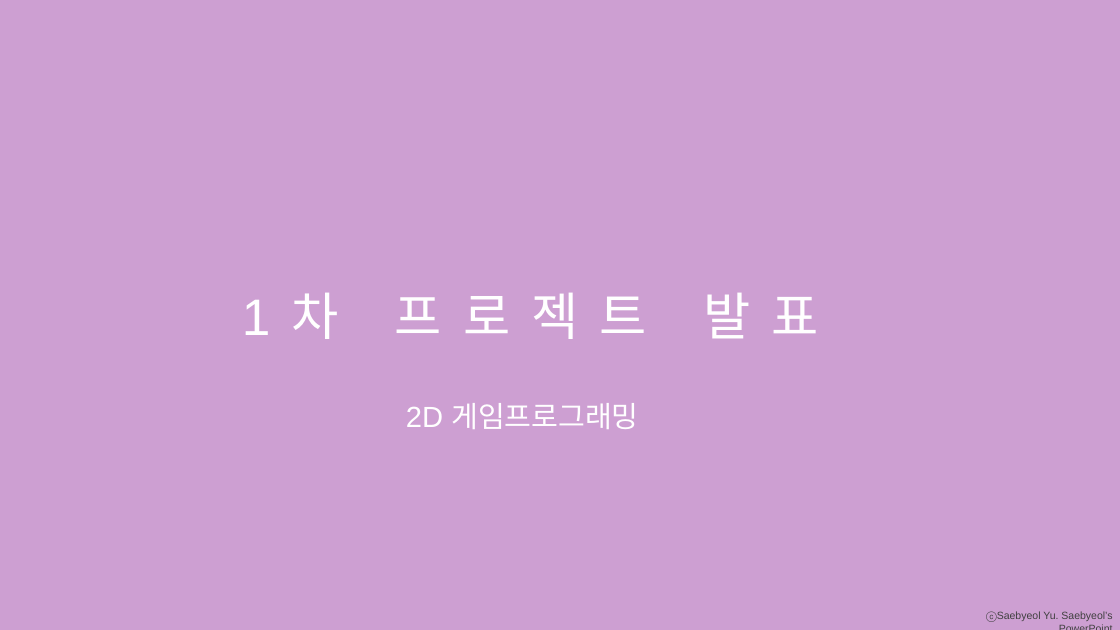
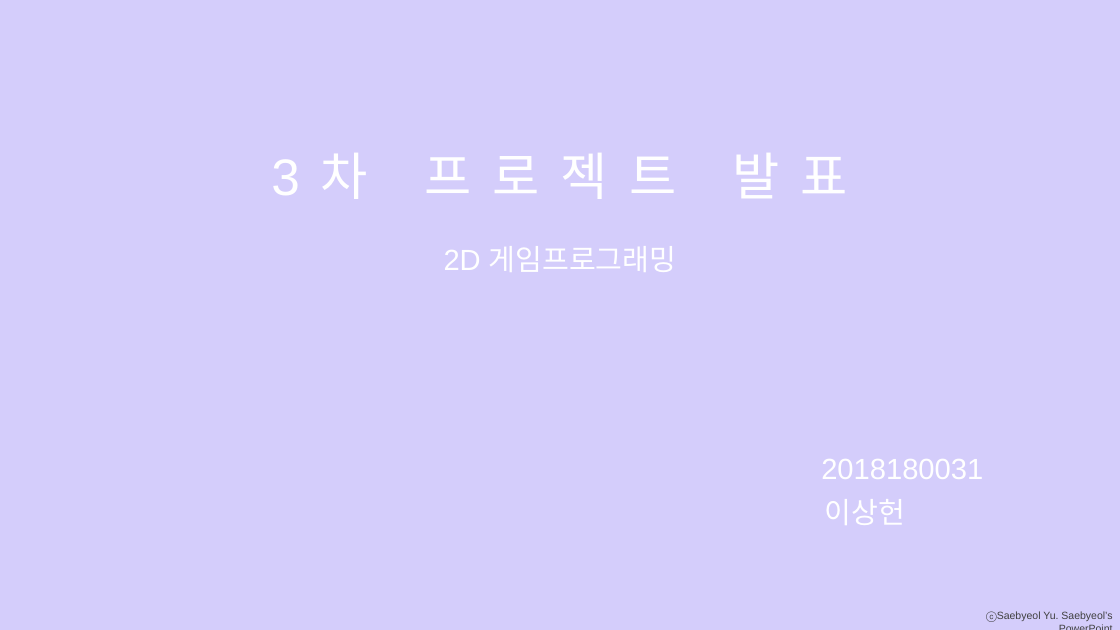
Before and after one commit to sangheonlee97/2DGP-Project, a slide deck: slide 1 of ppt.pptx. Drawn at 1120x630 pixels with LibreOffice and Linux fonts; fonts in the diff are those of the drawing. Boxes give left, top, right and bottom in pixels: in the first picture for what was removed or moved away, otherwise in the second. Text is boxed around its words. In the diff, an @@ line names an element or a change of style, - is before the commit and + after.

```diff
--- a/ppt.pptx
+++ b/ppt.pptx
@@ background #CD9FD2 to #D4CDFB @@
@@ text at bbox=[425, 153, 848, 199]: text changed @@
-1차 프로젝트 발표
+3차 프로젝트 발표
@@ text "2D 게임프로그래밍": place and size @@
-text "2D 게임프로그래밍" at bbox=[406, 403, 638, 429]
+text "2D 게임프로그래밍" at bbox=[444, 246, 676, 272]
@@ text added at bbox=[821, 459, 983, 479], 25 pt, text #FFFFFF @@
+2018180031
@@ text added at bbox=[825, 499, 905, 525], 25 pt, text #FFFFFF @@
+이상헌
```
Also in this commit, not shown: 1 other slide changed, 1 slide added, 3 slides removed.
